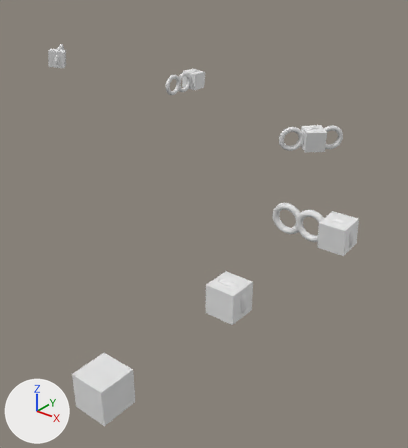
A saved change to the Blender file core/blender/Levels/Medium Levels/level10.blend.
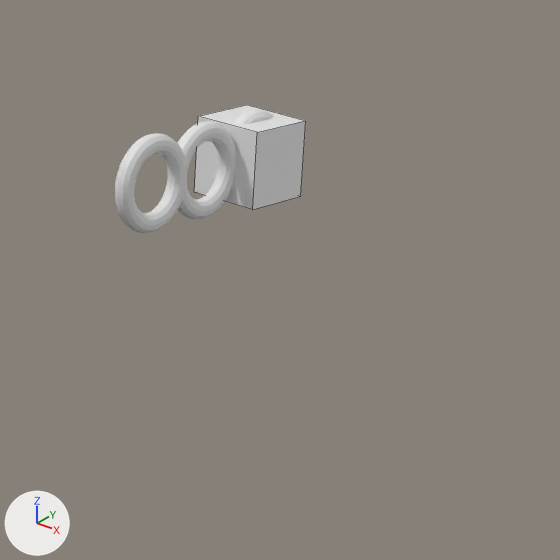
The first picture shows the older version from a camera (50 mm lens) standing at (16.7, -13.3, 18.8) and looking at (-13.5, 24.4, -4.6). The close-ups show both versions on the part from 35% to 63% of the width and 10% to 36% of the height of that picture; other places that the commit changed are outside them. The lights are fixed; the arrows at lower left show +X, +Y and +Z. The close-ups show mesh edges as thin lines.

Objects in the first close-up: 'Gate.007', 'Gate.009', 'instantSpeedUpgrade.002'.
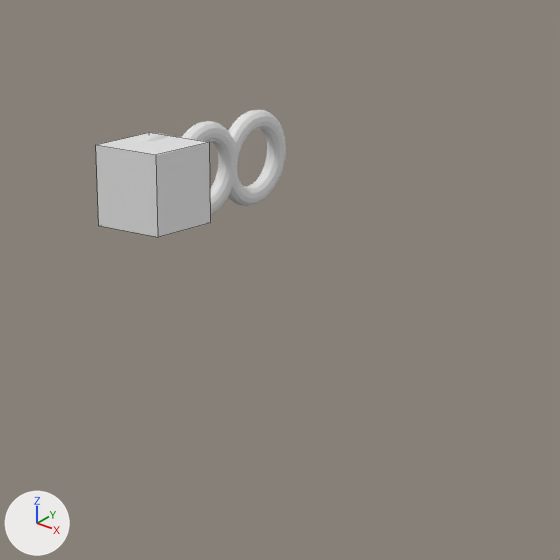
Edits to the scene script, one JSON object a line:
```json
{"op": "set", "path": "ob_instantspeedupgrade_002.location", "old": "(-29.56, 42.44, 4.01)", "new": "(-29.0, 38.0, 4.11)"}
{"op": "set", "path": "ob_instantspeedupgrade_002.rotation_euler", "old": "(0.0873, 0.0, 1.571)", "new": "(0.0000636, -0.0031, -0.00109)", "note": "degrees (5, 0, 90) -> degrees (0, -0.2, -0.1)"}
```

Location of each change, [x1, y1, x2, y2] in pixels of the close-ups (560 x 560 px):
```json
{"object": "instantSpeedUpgrade.002", "change": "moved, turned", "before": [194, 105, 306, 209], "after": [96, 132, 211, 237]}
{"object": "Gate.009", "change": "unchanged, covered by the edit", "before": [115, 133, 185, 233], "after": [137, 133, 168, 142]}
{"object": "Gate.008", "change": "unchanged, uncovered by the edit", "before": [235, 110, 274, 124], "after": [228, 110, 286, 206]}
```
